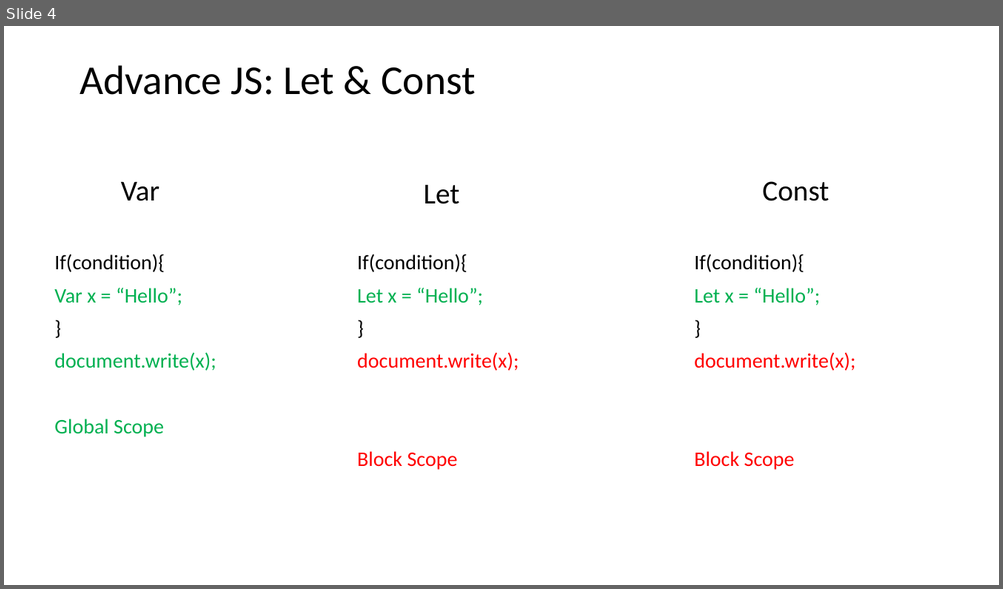
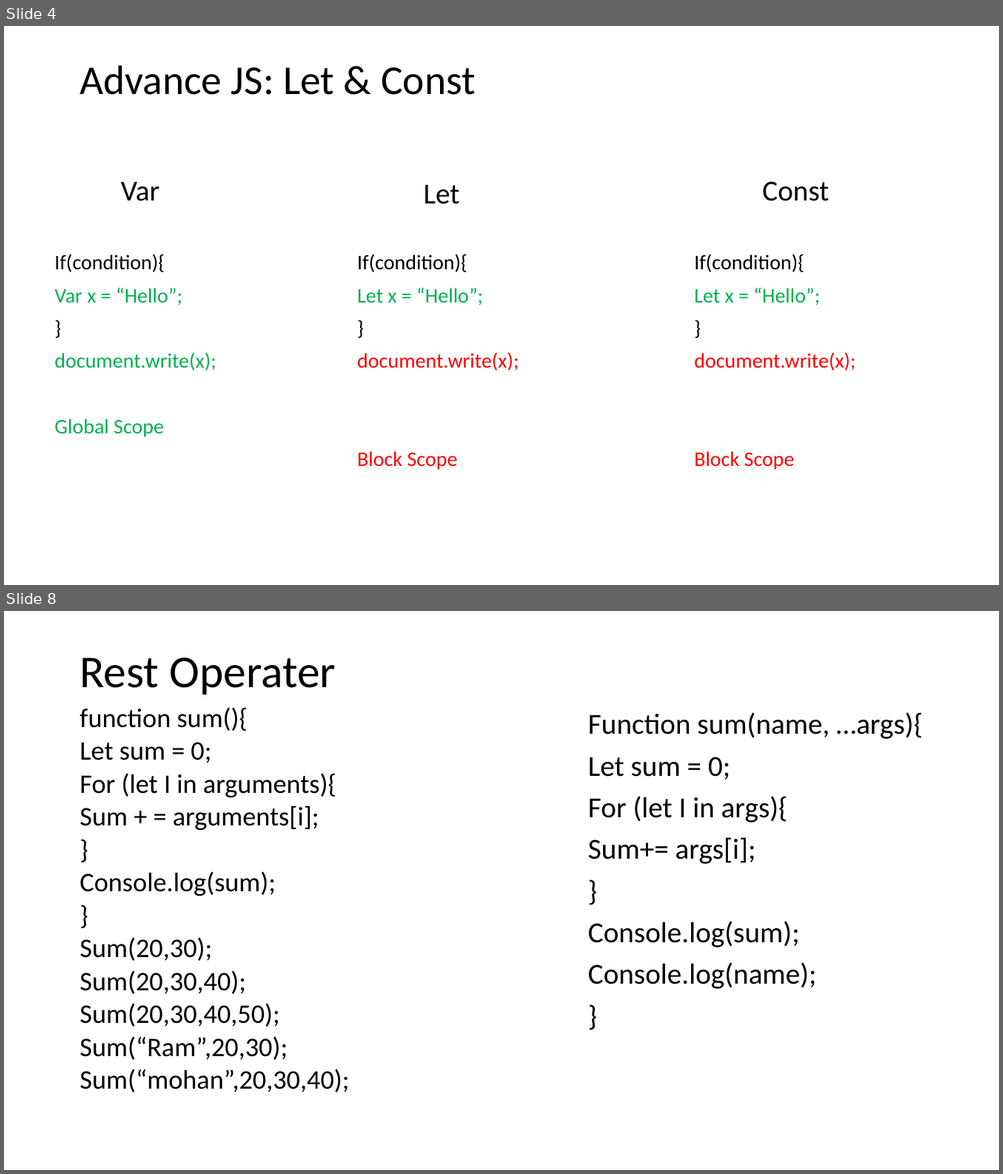
Before and after one commit to PiyushChaturvedii/batch03, a slide deck: History of JS.pptx. Shown one above the other, each under a label of ours: slide 4 before the commit, slides 4 and 8 after it; the slides between them are not shown. The pictures are 1003x589 and 1003x1174 pixels, drawn with LibreOffice and Linux fonts; fonts in the diff are those of the drawing. Boxes give left, top, right and bottom in pixels: in the first picture for what was removed or moved away, otherwise in the second. Text is boxed around its words. In the diff, an @@ line names an element or a change of style, - is before the commit and + after.

```diff
--- a/History of JS.pptx
+++ b/History of JS.pptx
@@ slide 8 added at bbox=[4, 611, 999, 1170], background #FFFFFF @@
@@ title added at bbox=[79, 658, 336, 695], 44 pt, text #000000 @@
+Rest Operater
@@ text added at bbox=[79, 707, 349, 1093], 25.9 pt, text #000000 @@
+function sum(){
+Let sum = 0;
+For (let I in arguments){
+Sum + = arguments[i];
+}
+Console.log(sum);
+}
+Sum(20,30);
+Sum(20,30,40);
+Sum(20,30,40,50);
+Sum(“Ram”,20,30);
+Sum(“mohan”,20,30,40);
@@ text added at bbox=[588, 712, 922, 989], 28 pt, text #000000 @@
+Function sum(name, …args){
+Let sum = 0;
+For (let I in args){
+Sum+= args[i];
+}
+Console.log(sum);
+Console.log(name);
+}
```
Also in this commit, not shown: 45 other slides added, 1 other file.
